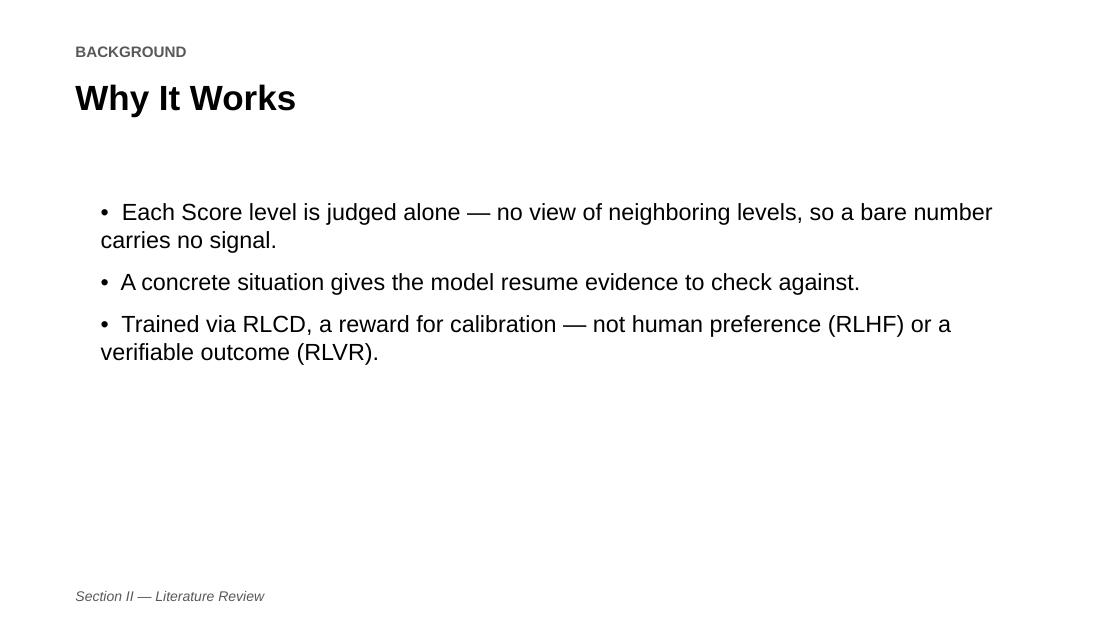
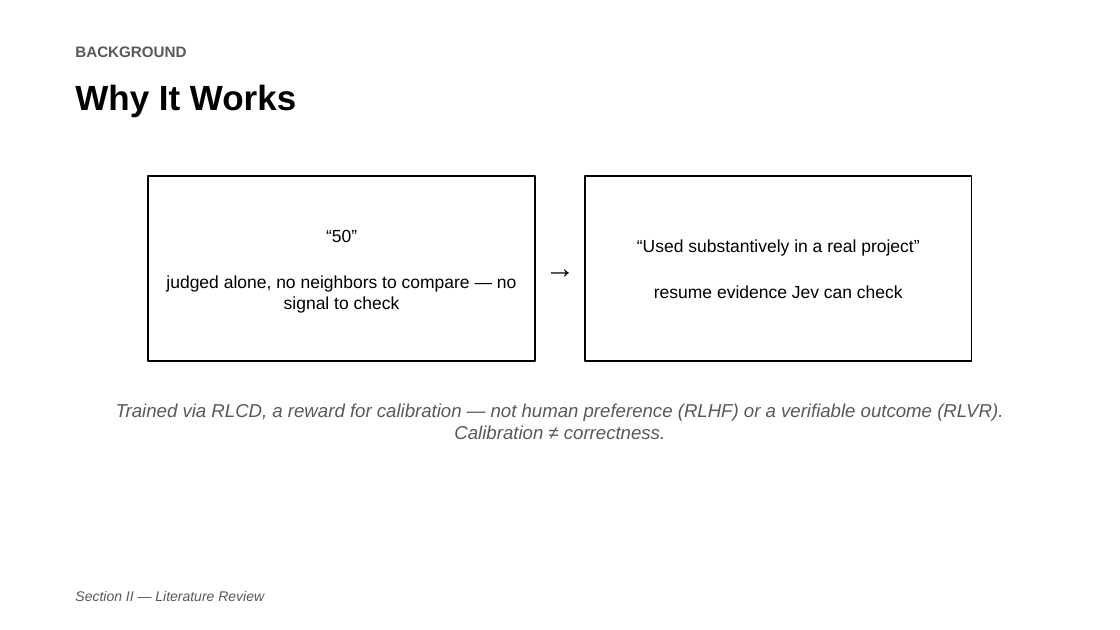
Before and after one commit to jessieangelicauni/hire-rank, a slide deck: slide 5 of docs/presentation/icaides2026_jev.pptx. Drawn at 1120x630 pixels with LibreOffice and Linux fonts; fonts in the diff are those of the drawing. Boxes give left, top, right and bottom in pixels: in the first picture for what was removed or moved away, otherwise in the second. Text is boxed around its words. In the diff, an @@ line names an element or a change of style, - is before the commit and + after.

```diff
--- a/docs/presentation/icaides2026_jev.pptx
+++ b/docs/presentation/icaides2026_jev.pptx
@@ rectangle added at box(149, 176, 535, 361), outline #000000 1.5 pt, 15 pt, text #000000 @@
+“50”
+judged alone, no neighbors to compare — no signal to check
@@ rectangle added at box(586, 176, 972, 361), outline #000000 1.5 pt, 15 pt, text #000000 @@
+“Used substantively in a real project”
+resume evidence Jev can check
@@ text added at box(535, 244, 586, 294), 26 pt, text #000000 @@
+→
@@ text at box(116, 403, 1003, 439): text changed; size 20 to 16 pt; text colour #000000 to #595959; italic on @@
-• Each Score level is judged alone — no view of neighboring levels, so a bare number carries no signal.
-• A concrete situation gives the model resume evidence to check against.
-• Trained via RLCD, a reward for calibration — not human preference (RLHF) or a verifiable outcome (RLVR).
+Trained via RLCD, a reward for calibration — not human preference (RLHF) or a verifiable outcome (RLVR). Calibration ≠ correctness.
```
Also in this commit, not shown: 3 other slides changed, 1 other file.
